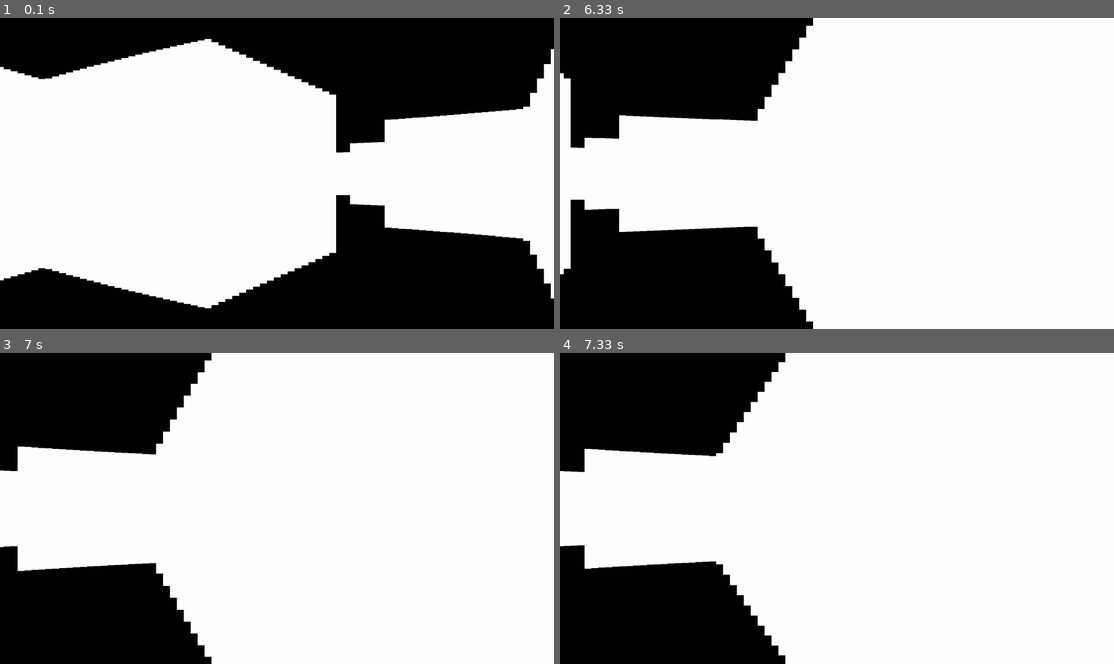
Above: before the commit, frames 1-4 (two rows, left to right).
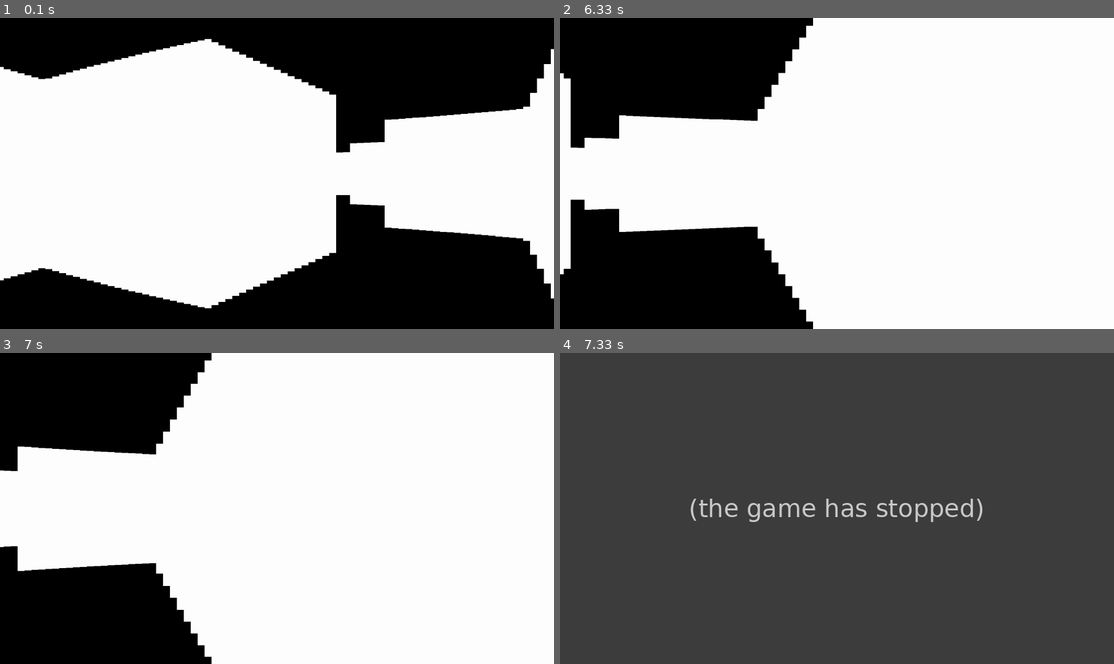
Above: after the commit, the same moments.

Repository: 4strium/Ansiflow
Game: pygame game, started from game_pygame_version.py
The game is run twice, just before and just after one commit, with the same random seed, the same clock (stepped at 60 frames per second) and the same inputs.
Inputs:
- Up to frame 1 (0.1 s): no input
- Up to frame 2 (6.33 s): hold D 0.33-0.8 s; hold D 0.83-1.3 s; hold S 1.33-1.63 s; hold D 1.67-2.3 s; hold D 2.73-3.2 s; hold D 3.23-3.7 s; hold D 4.07-4.7 s; hold D 5.13-5.6 s; hold D 5.63-6.1 s
- Up to frame 3 (7 s): hold D from 6.47 s (still down)
- Up to frame 4 (7.33 s): release D at 7.1 s; hold S from 7.13 s (still down)

Frames 1-3 are identical in both runs. In frame 4, 100% of the frame differs, in the area x 0-100%, y 0-100%.
After the commit the program exited at 7.17 s; later frames show no game.

Commit message:
Add collision detection and game over screen functionality

Diff:
--- /dev/null
+++ b/design/skull.txt
@@ -0,0 +1,66 @@
+                                                        @@@@@@@@@@@@@@
+                                              @@@@@@@@@@@@@@@@@@@@@@@@@@@@@@@@@
+                                        @@@@@@@@@@@@                     @@@@@@@@@@@@
+                                     @@@@@@@                                    @@@@@@@@@
+                                  @@@@@@                                             @@@@@@
+                               @@@@@-                                                    @@@@@
+                              @@@@                                                         @@@@
+                            @@@@                                                             @@@@
+                           @@@@                                                               @@@@
+                          @@@                                                                   @@@
+                         @@@                                                                     @@@
+                        @@@                                                                       @@@
+                       @@@                                                                         @@@
+                      @@@@                                                                         @@@@
+                      @@@                                                                           @@@
+                      @@@    @@@                                                             @@@    @@@
+                      @@@    @@@                                                              @@@   @@@@
+                     @@@@    @@@                                                              @@@    @@@
+                      @@@    @@@                                                              @@@    @@@
+                      @@@    @@@                                                             @@@     @@@
+                      @@@    @@@                                                             @@@    @@@@
+                      @@@     @@@                                                           @@@@    @@@
+                       @@@    @@@@                                                          @@@     @@@
+                       @@@     @@@                                                         @@@     @@@
+                        @@@    @@@                                                         @@@    @@@@
+                        @@@@   @@@       @@@@@@@@@@@@@@@             =@@@@@@@@@@@@@@       @@@   @@@@
+                         @@@@  @@@    @@@@@@@@@@@@@@@@@@@            @@@@@@@@@@@@@@@@@@    @@@  @@@@
+                          @@@@ @@@   @@@@@@@@@@@@@@@@@@@@           @@@@@@@@@@@@@@@@@@@@   @@@ @@@@
+                           @@@@@@@   @@@@@@@@@@@@@@@@@@@@           @@@@@@@@@@@@@@@@@@@@@   @@@@@@
+                             @@@@@   @@@@@@@@@@@@@@@@@@@             @@@@@@@@@@@@@@@@@@@    @@@@
+                              @@@     @@@@@@@@@@@@@@@@@               @@@@@@@@@@@@@@@@@@    @@@
+        @@@@@@@               @@@      @@@@@@@@@@@@@@@                 @@@@@@@@@@@@@@@@      @@@              @@@@@@@
+       @@@@@@@@@@            @@@       @@@@@@@@@@@@@@                   @@@@@@@@@@@@@@       @@@            @@@@@  @@@
+       @@@    @@@@           @@@         @@@@@@@@@@          @ @@         @@@@@@@@@@@        @@@           @@@@    @@@@
+      @@@      @@@@          @@@           @@@@@@@         @@@ @@@@         @@@@@@@          @@@          @@@@      @@@
+      @@@       @@@@          @@@                        @@@@@ @@@@@                         @@@         @@@@       @@@
+     @@@@        @@@@@@       @@@                       @@@@@@ @@@@@@                       @@@       @@@@@@        @@@@
+   @@@@@            @@@@@@     @@@                      @@@@@@ #@@@@@                      @@@@    @@@@@@@            @@@@
+  @@@@                 @@@@@@@  @@@@                   #@@@@@@ -@@@@@@                   @@@@@ @@@@@@@                 @@@@
+ @@@                       @@@@@@@@@@@@@@              @@@@@@@  @@@@@@              @@@@@@@@@@@@@@                       @@@
+ @@@                          @@@@@@@@@@@@@@@          @@@@@@@ #@@@@@@           @@@@@@@@@@@@@@                          @@@
+  @@@@@@@@@@@@@@@@@               @@@@@@ @@@@@@         @@@@@    @@@@         @@@@@@ @@@@@@               @@@@@@@@@@@@@@@@@
+     @@@@@@@   @@@@@@@@              @@@@ @  @@@@        @         @         @@@@ @ %@@@              @@@@@@@@    @@@@@@
+                   @@@@@@@@           @@@ @@  @@@@                          @@@  @@ @@@            @@@@@@@
+                       @@@@@@@         @@@ @@  @@@                         @@@  @@ @@@@        @@@@@@@
+                           @@@@@@@     @@@  @  @@@                         @@@  @  @@@     @@@@@@@
+                               @@@@@@@ @@@  @@  @  @@@@@@@@@@@@@@@@@@@@@@@  @  @@  @@@ @@@@@@@
+                                   @@@@@@@  .@  @  @@  @  @@  @   @  @   @  @  @@  @@@@@@@
+                                      @@@@   @  @@ @@  @  @@  @   @  @   @ @@  @   @@@@
+                                       @@@   @@ @  @@@@@  @@  @   @  @@@@@  @ @@   @@@
+                                    @@@@@@    @@@  @@  @  @@  @   @  @   @  @ @@   @@@@@@
+                                 @@@@@@@@@     @@@ @@  @  @@  @   @  @   @ @@@     @@@@@@@@@@
+                             @@@@@@@    @@@       @@@@ @  @:  @   @  @ @@@@       @@@@   @@@@@@@@
+                         @@@@@@@@       @@@            @@@@@@@@@@@@@@@            @@@        @@@@@@@@
+          @@@@@@@@@@@@@@@@@@@            @@@                                     @@@             @@@@@@@@@@@@@@@@@@
+         @@@@@@@@@@@@@@@@               @@@@@@                                 @@@@@@                @@@@@@@@@@@@@@@@
+        @@@                         @@@@@@@@@@@                               @@@@@@@@@@@                         @@@
+         @@@                     @@@@@@@     @@@@@                         @@@@@      @@@@@@                     @@@@
+          @@@@                @@@@@@           @@@@@@@                 @@@@@@@           @@@@@@@               @@@@
+            @@@@          @@@@@@@                 @@@@@@@@@@@@@@@@@@@@@@@@@                  @@@@@@          @@@@@
+              @@@        @@@@                           @@@@@@@@@@@@@                           @@@@@       @@@
+              @@@       @@@                                                                       @@@@      @@@
+              @@@@    @@@@                                                                         @@@@     @@@
+               @@@   @@@@                                                                           @@@@    @@@
+               @@@@@@@@@                                                                              @@@@@@@@
+                @@@@@@                                                                                  @@@@@
--- a/game_curses_version.py
+++ b/game_curses_version.py
@@ -152,7 +152,7 @@
 
 def get_rays(window, angle_init, pos_x, pos_y, window_height, window_width, fov = 80) :
     """
-    Procédure qui génére des rayons à partir de la position du joueur (pos_x, pos_y).
+    Procédure qui génère des rayons à partir de la position du joueur (pos_x, pos_y).
     - angle_init : angle en radians situé en plein milieu du champ de vision
     - fov : champ de vision en degrés. p
     Pour la valeur par défaut, 60°, l'algorithme trace donc des rayons de collision sur un angle de 30° à gauche de "angle_init", ainsi que sur 30° à droite de "angle_init".
@@ -170,6 +170,40 @@
         angle_acc -= INCREMENT_RAD
         counter_x = round(i * increment_width)
 
+def check_collision(pos_x,pos_y) :
+  return map[int(pos_y)][int(pos_x)]
+
+
+def endGame(win, hauteur, largeur, death):
+
+  x_start = largeur // 16
+  y_start = hauteur // 12
+
+  try :
+    with open('design/skull.txt', 'r', encoding='utf-8') as file_txt:
+      skull = file_txt.readlines()
+      skull = [line.rstrip('\n') for line in skull]
+  except FileNotFoundError :
+     return
+
+  for i in range(len(skull)) :
+    if 0 <= i < hauteur - 1 :
+      win.addstr(i+y_start, x_start, skull[i], curses.color_pair(1))
+
+  if death == 0:
+    try :
+      with open('text/walls.txt', 'r', encoding='utf-8') as file_txt:
+        wall_colli = file_txt.readlines()
+        wall_colli = [line.rstrip('\n') for line in wall_colli]
+    except FileNotFoundError :
+      return
+
+    for i in range(len(wall_colli)) :
+      if 0 <= i < hauteur - 1 :
+        win.addstr(i+int(hauteur*0.24), int(largeur*0.48), wall_colli[i], curses.color_pair(1))
+  win.refresh()
+  time.sleep(10)
+
 def main(stdscr):
   curses.curs_set(0) #Masquer le curseur
   stdscr.nodelay(0) #Bloquer/Débloquer l'entrée utilisateur
@@ -194,6 +228,12 @@
     window_height, window_width = stdscr.getmaxyx()
 
     key = stdscr.getch()
+
+    if check_collision(pl_position_x,pl_position_y) :
+      stdscr.clear()
+      stdscr.refresh()
+      endGame(stdscr,window_height, window_width, 0)
+      break
 
     if key == 27:  # Quitter avec 'échap'
       break
--- a/game_pygame_version.py
+++ b/game_pygame_version.py
@@ -144,7 +144,7 @@
 
 def get_rays(angle_init, pos_x, pos_y, fov = 80) :
     """
-    Procédure qui génére des rayons à partir de la position du joueur (pos_x, pos_y).
+    Procédure qui génère des rayons à partir de la position du joueur (pos_x, pos_y).
     - angle_init : angle en radians situé en plein milieu du champ de vision
     - fov : champ de vision en degrés. p
     Pour la valeur par défaut, 60°, l'algorithme trace donc des rayons de collision sur un angle de 30° à gauche de "angle_init", ainsi que sur 30° à droite de "angle_init".
@@ -165,6 +165,9 @@
         angle_acc -= INCREMENT_RAD
         counter_x += increment_width
 
+def check_collision(pos_x,pos_y) :
+    return map[int(pos_y)][int(pos_x)]
+
 def run_display(angle_init, pos_x, pos_y, fov = 60) :
 
     pl_position_x = pos_x
@@ -172,6 +175,9 @@
 
     running = True
     while running:
+        if check_collision(pl_position_x,pl_position_y) :
+            running = False
+
         for event in pygame.event.get():
             if event.type == pygame.QUIT:
                 running = False
--- /dev/null
+++ b/text/walls.txt
@@ -0,0 +1,41 @@
+   $$$$$\                   $$\  $$\                             $$\
+   \__$$ |                  $$ | $  |                            \__|
+      $$ | $$$$$$\        $$$$$$\\_/ $$$$$$\ $$\    $$\ $$$$$$\  $$\  $$$$$$$\
+      $$ |$$  __$$\       \_$$  _|   \____$$\\$$\  $$  |\____$$\ $$ |$$  _____|
+$$\   $$ |$$$$$$$$ |        $$ |     $$$$$$$ |\$$\$$  / $$$$$$$ |$$ |\$$$$$$\
+$$ |  $$ |$$   ____|        $$ |$$\ $$  __$$ | \$$$  / $$  __$$ |$$ | \____$$\
+\$$$$$$  |\$$$$$$$\         \$$$$  |\$$$$$$$ |  \$  /  \$$$$$$$ |$$ |$$$$$$$  |
+ \______/  \_______|         \____/  \_______|   \_/    \_______|\__|\_______/
+
+
+
+                                         $$\                          $$\                 $$\ $$\   $$\                 $$\
+                                         $$ |                         $$ |                $$ |\__|  $$ |                $$ |
+ $$$$$$\   $$$$$$\  $$\   $$\  $$$$$$\ $$$$$$\    $$$$$$\  $$$$$$$\ $$$$$$\          $$$$$$$ |$$\ $$$$$$\          $$$$$$$ | $$$$$$\
+$$  __$$\ $$  __$$\ $$ |  $$ |$$  __$$\\_$$  _|   \____$$\ $$  __$$\\_$$  _|        $$  __$$ |$$ |\_$$  _|        $$  __$$ |$$  __$$\
+$$ /  $$ |$$ /  $$ |$$ |  $$ |$$ |  \__| $$ |     $$$$$$$ |$$ |  $$ | $$ |          $$ /  $$ |$$ |  $$ |          $$ /  $$ |$$$$$$$$ |
+$$ |  $$ |$$ |  $$ |$$ |  $$ |$$ |       $$ |$$\ $$  __$$ |$$ |  $$ | $$ |$$\       $$ |  $$ |$$ |  $$ |$$\       $$ |  $$ |$$   ____|
+$$$$$$$  |\$$$$$$  |\$$$$$$  |$$ |       \$$$$  |\$$$$$$$ |$$ |  $$ | \$$$$  |      \$$$$$$$ |$$ |  \$$$$  |      \$$$$$$$ |\$$$$$$$\
+$$  ____/  \______/  \______/ \__|        \____/  \_______|\__|  \__|  \____/        \_______|\__|   \____/        \_______| \_______|
+$$ |
+$$ |
+\__|
+                                                                $$\  $$\                                                            $$\
+                                                                $$ | $  |                                                           $$ |
+$$$$$$$\   $$$$$$\         $$$$$$\   $$$$$$\   $$$$$$$\       $$$$$$\\_/ $$$$$$\   $$$$$$\   $$$$$$\   $$$$$$\   $$$$$$\   $$$$$$$\ $$$$$$$\   $$$$$$\   $$$$$$\
+$$  __$$\ $$  __$$\       $$  __$$\  \____$$\ $$  _____|      \_$$  _|   \____$$\ $$  __$$\ $$  __$$\ $$  __$$\ $$  __$$\ $$  _____|$$  __$$\ $$  __$$\ $$  __$$\
+$$ |  $$ |$$$$$$$$ |      $$ /  $$ | $$$$$$$ |\$$$$$$\          $$ |     $$$$$$$ |$$ /  $$ |$$ /  $$ |$$ |  \__|$$ /  $$ |$$ /      $$ |  $$ |$$$$$$$$ |$$ |  \__|
+$$ |  $$ |$$   ____|      $$ |  $$ |$$  __$$ | \____$$\         $$ |$$\ $$  __$$ |$$ |  $$ |$$ |  $$ |$$ |      $$ |  $$ |$$ |      $$ |  $$ |$$   ____|$$ |
+$$ |  $$ |\$$$$$$$\       $$$$$$$  |\$$$$$$$ |$$$$$$$  |        \$$$$  |\$$$$$$$ |$$$$$$$  |$$$$$$$  |$$ |      \$$$$$$  |\$$$$$$$\ $$ |  $$ |\$$$$$$$\ $$ |
+\__|  \__| \_______|      $$  ____/  \_______|\_______/          \____/  \_______|$$  ____/ $$  ____/ \__|       \______/  \_______|\__|  \__| \_______|\__|
+                          $$ |                                                    $$ |      $$ |
+                          $$ |                                                    $$ |      $$ |
+                          \__|                                                    \__|      \__|
+      $$\                                                                             $$\
+      $$ |                                                                            $$ |
+ $$$$$$$ | $$$$$$\   $$$$$$$\       $$$$$$\$$$$\  $$\   $$\  $$$$$$\   $$$$$$$\       $$ |
+$$  __$$ |$$  __$$\ $$  _____|      $$  _$$  _$$\ $$ |  $$ |$$  __$$\ $$  _____|      $$ |
+$$ /  $$ |$$$$$$$$ |\$$$$$$\        $$ / $$ / $$ |$$ |  $$ |$$ |  \__|\$$$$$$\        \__|
+$$ |  $$ |$$   ____| \____$$\       $$ | $$ | $$ |$$ |  $$ |$$ |       \____$$\
+\$$$$$$$ |\$$$$$$$\ $$$$$$$  |      $$ | $$ | $$ |\$$$$$$  |$$ |      $$$$$$$  |      $$\
+ \_______| \_______|\_______/       \__| \__| \__| \______/ \__|      \_______/       \__|
